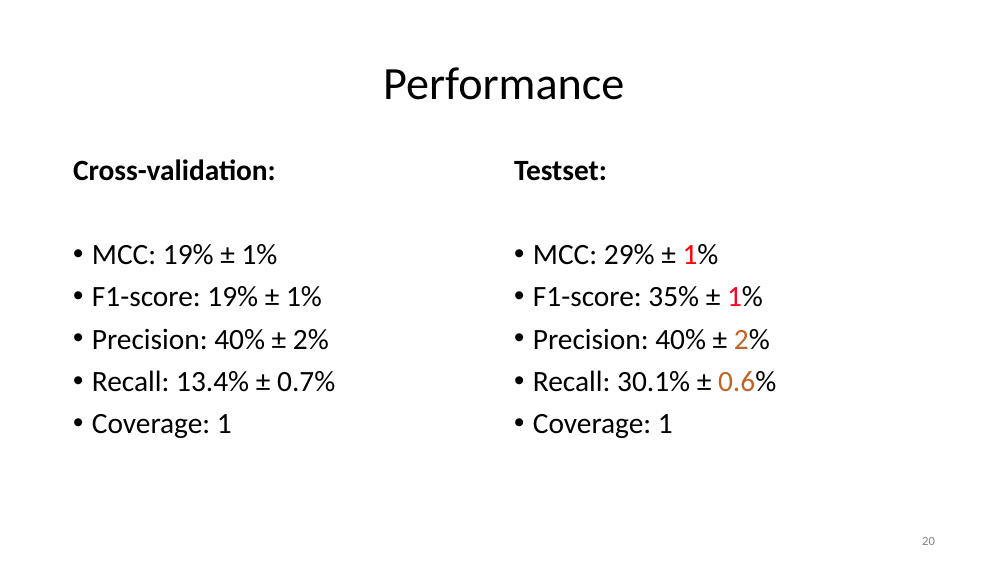
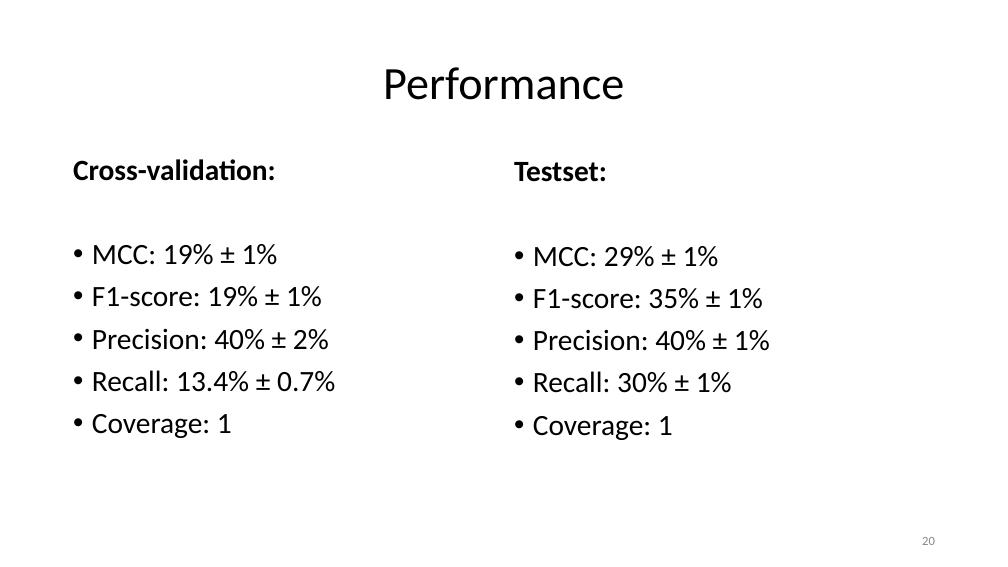
Before and after one commit to paulhager/ProteinPrediction1, a slide deck: slide 20 of BLOSUMscoresComparedToSingleSNAPscores.pptx. Drawn at 1008x567 pixels with LibreOffice and Linux fonts; fonts in the diff are those of the drawing; background and template pictures are left out. Boxes give left, top, right and bottom in pixels: in the first picture for what was removed or moved away, otherwise in the second. Text is boxed around its words. In the diff, an @@ line names an element or a change of style, - is before the commit and + after.

```diff
--- a/BLOSUMscoresComparedToSingleSNAPscores.pptx
+++ b/BLOSUMscoresComparedToSingleSNAPscores.pptx
@@ text at [533,246,763,309]: text colour #FF0000 to #000000, text colour #FF0027 to #000000 in "1%" @@
@@ text at [533,329,770,393]: text changed @@
-• Precision: 40% ± 2%
-• Recall: 30.1% ± 0.6%
+• Precision: 40% ± 1%
+• Recall: 30% ± 1%
```
Also in this commit, not shown: 2 other slides changed, 1 slide added.
